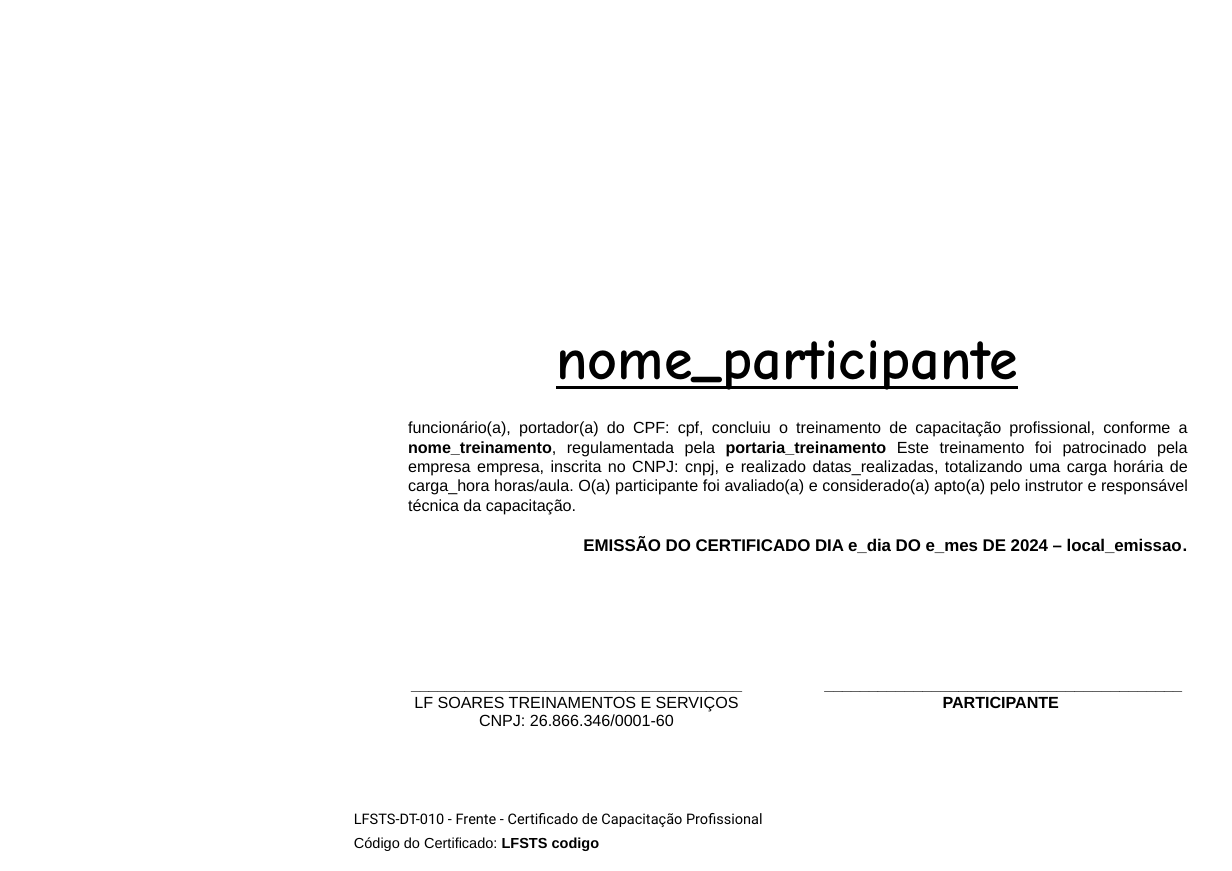
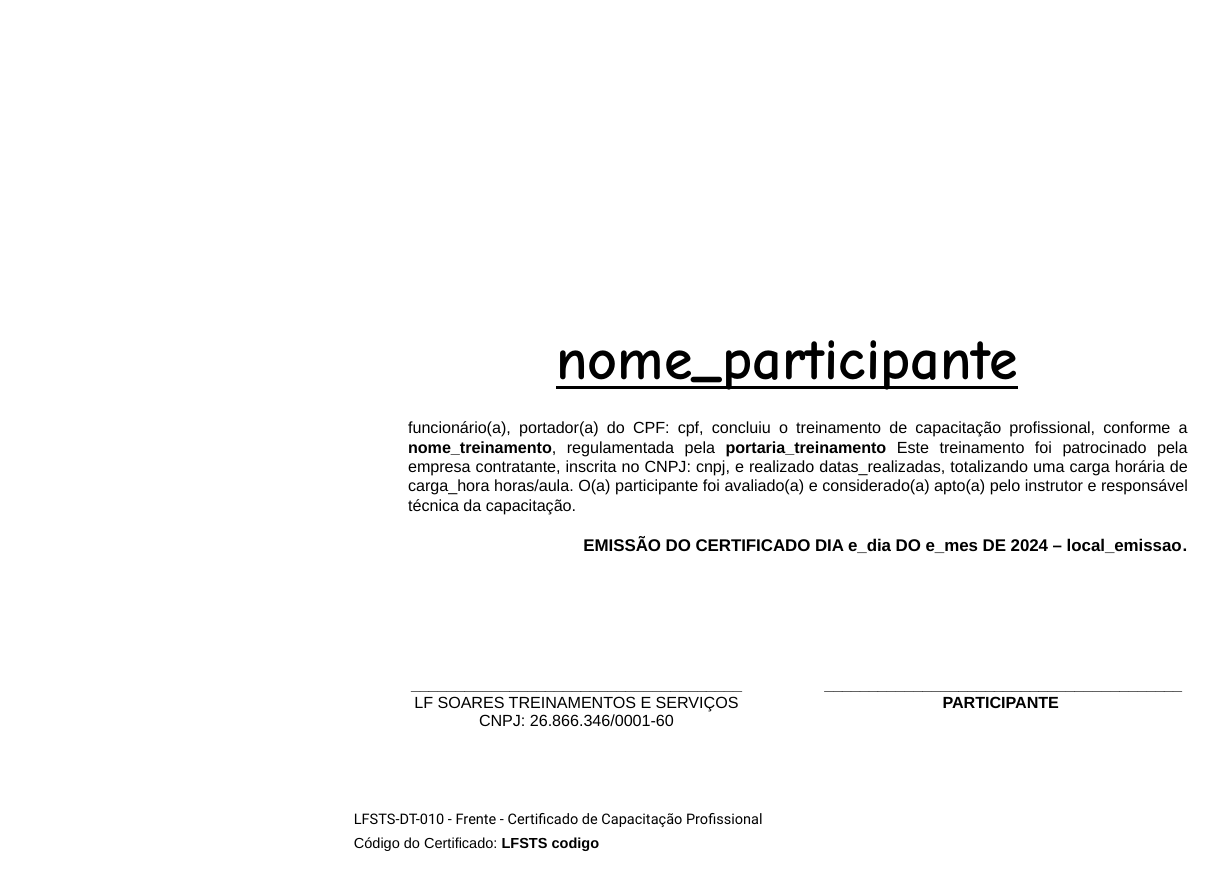
Before and after one commit to Programateca/lfsoares-front, a slide deck: slide 1 of public/templates/frente.pptx. Drawn at 1232x871 pixels with LibreOffice and Linux fonts; fonts in the diff are those of the drawing; background and template pictures are left out. Boxes give left, top, right and bottom in pixels: in the first picture for what was removed or moved away, otherwise in the second. Text is boxed around its words. In the diff, an @@ line names an element or a change of style, - is before the commit and + after.

Commit message:
refactor: update frente template for improved consistency and formatting

```diff
--- a/public/templates/frente.pptx
+++ b/public/templates/frente.pptx
@@ text at (408, 421, 1188, 515): text changed @@
-funcionário(a), portador(a) do CPF: cpf, concluiu o treinamento de capacitação profissional, conforme a nome_treinamento, regulamentada pela portaria_treinamento Este treinamento foi patrocinado pela empresa empresa, inscrita no CNPJ: cnpj, e realizado datas_realizadas, totalizando uma carga horária de carga_hora horas/aula. O(a) participante foi avaliado(a) e considerado(a) apto(a) pelo instrutor e responsável técnica da capacitação.
+funcionário(a), portador(a) do CPF: cpf, concluiu o treinamento de capacitação profissional, conforme a nome_treinamento, regulamentada pela portaria_treinamento Este treinamento foi patrocinado pela empresa contratante, inscrita no CNPJ: cnpj, e realizado datas_realizadas, totalizando uma carga horária de carga_hora horas/aula. O(a) participante foi avaliado(a) e considerado(a) apto(a) pelo instrutor e responsável técnica da capacitação.
```
